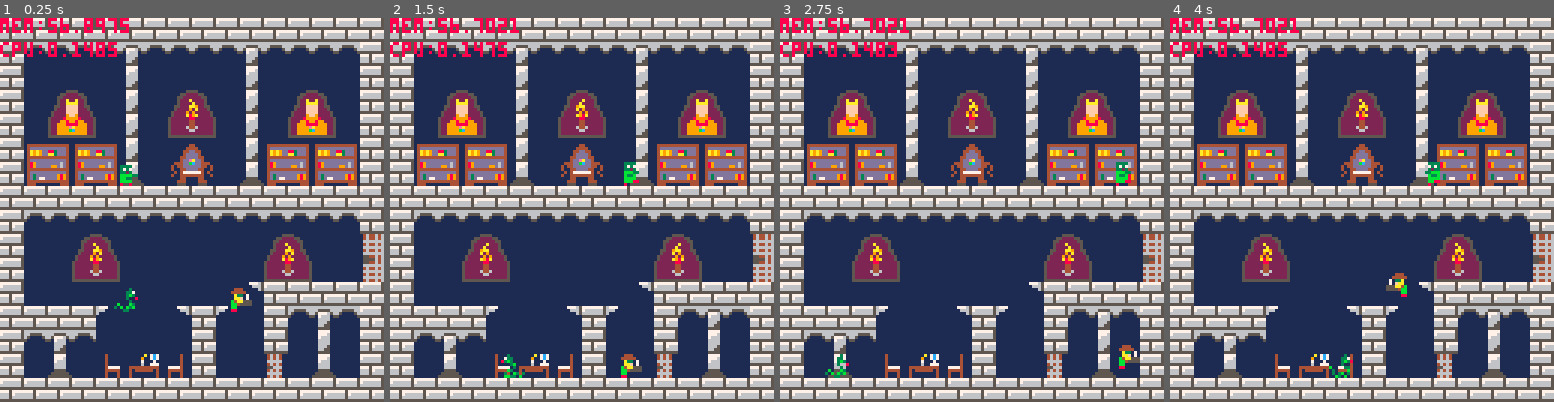
Above: before the commit, frames 1-4 (left to right).
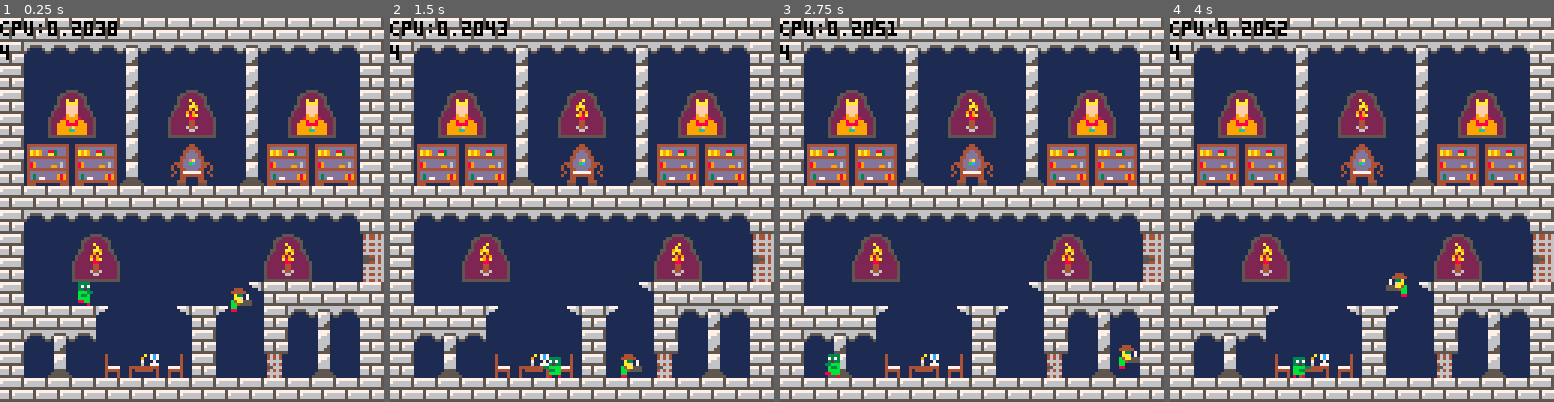
Above: after the commit, the same moments.

Repository: mRamiroGonzalez/dungeon
Game: PICO-8 cartridge dungeon.p8
The game is run twice, just before and just after one commit, with the same random seed, the same clock (stepped at 60 frames per second) and the same inputs.
Inputs:
- Up to frame 1 (0.25 s): no input
- Up to frame 2 (1.5 s): tap O (Z key) at 0.7 s
- Up to frame 3 (2.75 s): hold Right 1.6-2.1 s; tap O (Z key) at 1.7, 2.1, 2.5 s; hold Right from 2.47 s (still down)
- Up to frame 4 (4 s): tap O (Z key) at 2.9, 3.3, 3.7 s; release Right at 3.03 s; hold Left 3.08-3.58 s

The runs differ from the first frame. In frame 1, 1.9% of the frame differs, in the area x 0-36%, y 0-77%; in frame 2, 1.9%; in frame 3, 1.8%; in frame 4, 1.9%.

Commit message:
add all entities except player in a table + dynamic load of entities

Diff:
--- a/dungeon.p8
+++ b/dungeon.p8
@@ -32,7 +32,7 @@
 end
 else
 e.x += e.dx
-anim(e.walk, 0.2)
+anim(e.base_anim, 0.2)
 end
 end
 
@@ -53,7 +53,7 @@
 e.mvt_h = -1
 e.facing = 0
 else
-e.walk.f = e.walk.fix
+e.base_anim.f = e.base_anim.fix
 e.dx = 0
 end
 
@@ -65,10 +65,10 @@
 end
 
 if h_col then
-e.walk.f = e.walk.fix
+e.base_anim.f = e.base_anim.fix
 else
 e.x += e.dx
-anim(e.walk, 0.35)
+anim(e.base_anim, 0.35)
 end
 end
 
@@ -224,13 +224,13 @@
 end
 
 if h_col then
-p.walk.f = p.walk.fix
+p.base_anim.f = p.base_anim.fix
 else
 if no_horizontal_input() then
-p.walk.f = p.walk.fix
+p.base_anim.f = p.base_anim.fix
 else
 p.x += p.dx
-anim(p.walk, 0.35)
+anim(p.base_anim, 0.35)
 end
 end
 end
@@ -238,9 +238,23 @@
 function no_horizontal_input()
 return not (btn(0) or btn(1))
 end
-function init_entity(start_x, start_y, speed, start_sprite, length_sprites)
+function load_entities(loaded_map, entities)
+for xi = loaded_map.x1, loaded_map.x2, 1 do
+for yi = loaded_map.y1, loaded_map.y2, 1 do
+if(mget(xi, yi) == 128) then
+add(entities, init_entity(xi*8, yi*8, 1, 48, 4,'bad'))
+mset(xi, yi, 80)
+elseif(mget(xi, yi) == 129) then
+end
+end
+end
+end
+
+function init_entity(start_x, start_y, speed, start_sprite, length_sprites, t)
 return {
-x = start_x, y = start_y,
+entity_type = t,
+x = start_x,
+y = start_y,
 dx = 0, dy = 0,
 w = 8, h = 8,
 mvt_h = 0,
@@ -251,23 +265,13 @@
 jumping = false,
 jump_initial_speed = -7,
 gravity = 1,
-walk={f=start_sprite, st=start_sprite, sz=start_sprite+length_sprites, fix=start_sprite}
+base_anim={f=start_sprite, st=start_sprite, sz=start_sprite+length_sprites, fix=start_sprite}
 }
 end
 
-function init_torch(x, y, start_sprite, length_sprites)
-return{
-x = x*8,
-y = y*8,
-burns={f=start_sprite, st=start_sprite, sz=start_sprite+length_sprites}
-}
-end
-
-function update_anim_torches(torches)
-for t in all(torches) do
+function update_anim_torch(torch)
 if (counter % 30 == 0) then
-anim(t.burns, 2)
-end
+anim(torch.base_anim, 2)
 end
 end
 
@@ -300,8 +304,8 @@
 end
 
 function print_debug()
-print('mem:'..stat(0), 0, 0, 8)
-print('cpu:'..stat(1), 0, 8, 8)
+print('cpu:'..stat(1), 0, 1, 0)
+print(count(entities), 0, 9, 0)
 end
 
 function sp_to_rect(e)
@@ -321,41 +325,48 @@
 
 function _init()
 counter = 0
+entities = {}
 
 p = init_entity(76, 64, 3, 16, 6)
-bad = init_entity(30, 30, 1, 48, 4)
-bad2 = init_entity(30, 64, 1, 32, 4)
-
-torches = {}
-add(torches, init_torch(7, 3, 74, 2, 4))
-add(torches, init_torch(11, 9, 74, 2, 4))
-add(torches, init_torch(3, 9, 74, 2, 4))
+
+add(entities, init_entity(7*8, 3*8, 0, 74, 2,'torch'))
+add(entities, init_entity(11*8, 9*8, 0, 74, 2,'torch'))
+add(entities, init_entity(3*8, 9*8, 0, 74, 2,'torch'))
 end
 
 function _draw()
 cls()
 map(0,0,0,0,16,16)
-for t in all(torches) do
-spr(t.burns.f, t.x, t.y, 2, 2)
-end
-spr(p.walk.f, p.x, p.y, 1, 1, (p.facing == 0))
-spr(bad.walk.f, bad.x, bad.y, 1, 1, (bad.facing == 0))
-spr(bad2.walk.f, bad2.x, bad2.y, 1, 1, (bad2.facing == 0))
+
+for e in all(entities) do
+if (e.entity_type == 'torch') then
+spr(e.base_anim.f, e.x, e.y, 2, 2)
+elseif e.entity_type == 'bad' then
+spr(e.base_anim.f, e.x, e.y, 1, 1, (e.facing == 0))
+end
+end
+spr(p.base_anim.f, p.x, p.y, 1, 1, (p.facing == 0))
+
 print_debug()
 end
 
 function _update()
 counter += 1
 
-update_anim_torches(torches)
+load_entities(loaded_map(p), entities)
 
 update_gravity(p)
-update_gravity(bad)
-update_gravity(bad2)
-
 update_from_controls(p)
-follow_player(bad, p)
-walk_endless(bad2)
+
+for e in all(entities) do
+if e.entity_type == 'bad' then
+update_gravity(e)
+walk_endless(e)
+elseif e.entity_type == 'torch' then
+update_anim_torch(e)
+end
+end
+
 end
 
 
@@ -369,6 +380,16 @@
 
 function get_block_on_top(e, flag)
 return get_block_flag(e.x, e.y-1, flag) or get_block_flag(e.x+7, e.y-1, flag)
+end
+
+function loaded_map(p)
+local loaded_map_coord = {
+x1 = flr(p.x / 8) - 15,
+x2 = flr(p.x / 8) + 15,
+y1 = flr(p.y / 8) - 15,
+y2 = flr(p.y / 8) + 15
+}
+return loaded_map_coord
 end
 __gfx__
 7777777788888888aaaaaaaabbbbbbbbcccccccc0000000000000000000000000000000000000000000000000000000000000000000000000000000000000000
@@ -435,14 +456,14 @@
 14646411111144114444444444444444144444411114444411141444444141114444411114d3d77dddd989411111111111111111111111111464464611114411
 16666611111144114664466446644664141111411114111411141111111141114111411114444444444444411111111111111111111111111666666611116611
 14646411111144114444444444444444141111411114111411141111111141114111411114441111111144411111111111111111111111111464464611114411
-00000300000003000000030000000300000000000000000000000000000000000000000000000000000000000000000000000000000000000000000000000000
-00003370000033700000337000003370000000000000000000000000000000000000000000000000000000000000000000000000000000000000000000000000
-00003b3800003b3000003b3800003b30000000000000000000000000000000000000000000000000000000000000000000000000000000000000000000000000
-000b3000000030080000300000003008000000000000000000000000000000000000000000000000000000000000000000000000000000000000000000000000
-0003000000000300b000033000000300000000000000000000000000000000000000000000000000000000000000000000000000000000000000000000000000
-00003b000b000b30030000b00b000b30000000000000000000000000000000000000000000000000000000000000000000000000000000000000000000000000
-303b003030b0b3b00303b03030b0b3b0000000000000000000000000000000000000000000000000000000000000000000000000000000000000000000000000
-0b033bb00003300000b30b0000033000000000000000000000000000000000000000000000000000000000000000000000000000000000000000000000000000
+00000000000000000000000000000000000000000000000000000000000000000000000000000000000000000000000000000000000000000000000000000000
+00000000000000000000000000000000000000000000000000000000000000000000000000000000000000000000000000000000000000000000000000000000
+00000000000000000000000000000000000000000000000000000000000000000000000000000000000000000000000000000000000000000000000000000000
+00088000000888000008880000080800000888000008880000088000000888000008880088008880000000000000000000000000000000000000000000000000
+00008000000008000000080000080800000800000008000000008000000808000008080008008080000000000000000000000000000000000000000000000000
+00008000000888000008880000088800000888000008880000088800000888000008880008008080000000000000000000000000000000000000000000000000
+00008000000800000000080000000800000008000008080000008000000808000000080008008080000000000000000000000000000000000000000000000000
+00088800000888000008880000000800000888000008880000008000000888000008880088808880000000000000000000000000000000000000000000000000
 00000000000000000000000000000000000000000000000000000000000000000000000000000000000000000000000000000000000000000000000000000000
 00000000000000000000000000000000000000000000000000000000000000000000000000000000000000000000000000000000000000000000000000000000
 00000000000000000000000000000000000000000000000000000000000000000000000000000000000000000000000000000000000000000000000000000000
@@ -502,7 +523,7 @@
 
 __gff__
 0001020400000000000000000000000000000000000000000000000000000000000000000000000000000000000000000000000000000000000000000000000001000000000000000000000000000000000000000000000000000000000000000000000000000000000000000000000000000000000000000000000000000000
-0000000000000000000000000000000000000000000000000000000000000000000000000000000000000000000000000000000000000000000000000000000000000000000000000000000000000000000000000000000000000000000000000000000000000000000000000000000000000000000000000000000000000000
+8040c020a060e010905000000000000000000000000000000000000000000000000000000000000000000000000000000000000000000000000000000000000000000000000000000000000000000000000000000000000000000000000000000000000000000000000000000000000000000000000000000000000000000000
 __map__
 4040404040404040404040404040404000000000000000000000000000000000000000000000000000000000000000000000000000000000000000000000000000000000000000000000000000000000000000000000000000000000000000000000000000000000000000000000000000000000000000000000000000000000
 4060606060636060606063606060604000000000000000000000000000000000000000000000000000000000000000000000000000000000000000000000000000000000000000000000000000000000000000000000000000000000000000000000000000000000000000000000000000000000000000000000000000000000
@@ -515,7 +536,7 @@
 4060606060606060606060606060604000000000000000000000000000000000000000000000000000000000000000000000000000000000000000000000000000000000000000000000000000000000000000000000000000000000000000000000000000000000000000000000000000000000000000000000000000000000
 4050505050505050505050505050506e00000000000000000000000000000000000000000000000000000000000000000000000000000000000000000000000000000000000000000000000000000000000000000000000000000000000000000000000000000000000000000000000000000000000000000000000000000000
 4050505050505050505050507250507e00000000000000000000000000000000000000000000000000000000000000000000000000000000000000000000000000000000000000000000000000000000000000000000000000000000000000000000000000000000000000000000000000000000000000000000000000000000
-4050505050505050505065404040404000000000000000000000000000000000000000000000000000000000000000000000000000000000000000000000000000000000000000000000000000000000000000000000000000000000000000000000000000000000000000000000000000000000000000000000000000000000
+4050805050505050505065404040404000000000000000000000000000000000000000000000000000000000000000000000000000000000000000000000000000000000000000000000000000000000000000000000000000000000000000000000000000000000000000000000000000000000000000000000000000000000
 4040404064505065406450406063604000000000000000000000000000000000000000000000000000000000000000000000000000000000000000000000000000000000000000000000000000000000000000000000000000000000000000000000000000000000000000000000000000000000000000000000000000000000
 4060636050505050405050405061504000000000000000000000000000000000000000000000000000000000000000000000000000000000000000000000000000000000000000000000000000000000000000000000000000000000000000000000000000000000000000000000000000000000000000000000000000000000
 4050625075767778405050705062504000000000000000000000000000000000000000000000000000000000000000000000000000000000000000000000000000000000000000000000000000000000000000000000000000000000000000000000000000000000000000000000000000000000000000000000000000000000
--- a/src/ai.lua
+++ b/src/ai.lua
@@ -29,7 +29,7 @@
     end
   else
     e.x += e.dx
-    anim(e.walk, 0.2)
+    anim(e.base_anim, 0.2)
   end
 end
 
@@ -50,7 +50,7 @@
     e.mvt_h = -1
     e.facing = 0
   else
-   e.walk.f = e.walk.fix
+   e.base_anim.f = e.base_anim.fix
    e.dx = 0
   end
 
@@ -62,10 +62,10 @@
   end
 
   if h_col then
-    e.walk.f = e.walk.fix
+    e.base_anim.f = e.base_anim.fix
   else
     e.x += e.dx
-    anim(e.walk, 0.35)
+    anim(e.base_anim, 0.35)
   end
 end
 
--- a/src/controls.lua
+++ b/src/controls.lua
@@ -47,13 +47,13 @@
   end
 
   if h_col then
-    p.walk.f = p.walk.fix
+    p.base_anim.f = p.base_anim.fix
   else
     if no_horizontal_input() then
-      p.walk.f = p.walk.fix
+      p.base_anim.f = p.base_anim.fix
     else
       p.x += p.dx
-      anim(p.walk, 0.35)
+      anim(p.base_anim, 0.35)
     end
   end
 end
--- a/src/entity.lua
+++ b/src/entity.lua
@@ -1,6 +1,21 @@
-function init_entity(start_x, start_y, speed, start_sprite, length_sprites)
+function load_entities(loaded_map, entities)
+  for xi = loaded_map.x1, loaded_map.x2, 1 do
+    for yi = loaded_map.y1, loaded_map.y2, 1 do
+      if(mget(xi, yi) == 128) then
+        add(entities, init_entity(xi*8, yi*8, 1, 48, 4,'bad'))
+        mset(xi, yi, 80)
+      elseif(mget(xi, yi) == 129) then
+       -- mset(x, y, 2)
+      end
+    end
+  end
+end
+
+function init_entity(start_x, start_y, speed, start_sprite, length_sprites, t)
   return {
-    x = start_x, y = start_y,
+    entity_type = t,
+    x = start_x,
+    y = start_y,
     dx = 0, dy = 0,
     w = 8, h = 8,
     mvt_h = 0,
@@ -11,23 +26,13 @@
     jumping = false,
     jump_initial_speed = -7,
     gravity = 1,
-    walk={f=start_sprite, st=start_sprite, sz=start_sprite+length_sprites, fix=start_sprite}
+    base_anim={f=start_sprite, st=start_sprite, sz=start_sprite+length_sprites, fix=start_sprite}
   }
 end
 
-function init_torch(x, y, start_sprite, length_sprites)
-  return{
-    x = x*8,
-    y = y*8,
-    burns={f=start_sprite, st=start_sprite, sz=start_sprite+length_sprites}
-  }
-end
-
-function update_anim_torches(torches)
-  for t in all(torches) do
-    if (counter % 30 == 0) then
-      anim(t.burns, 2)
-    end
+function update_anim_torch(torch)
+  if (counter % 30 == 0) then
+    anim(torch.base_anim, 2)
   end
 end
 
--- a/src/helpers.lua
+++ b/src/helpers.lua
@@ -1,7 +1,7 @@
 
 function print_debug()
-  print('mem:'..stat(0), 0, 0, 8)
-  print('cpu:'..stat(1), 0, 8, 8)
+  print('cpu:'..stat(1), 0, 1, 0)
+  print(count(entities), 0, 9, 0)
 end
 
 function sp_to_rect(e)
--- a/src/main.lua
+++ b/src/main.lua
@@ -1,25 +1,27 @@
 function _init()
   counter = 0
+  entities = {}
 
   p = init_entity(76, 64, 3, 16, 6)
-  bad = init_entity(30, 30, 1, 48, 4)
-  bad2 = init_entity(30, 64, 1, 32, 4)
 
-  torches = {}
-  add(torches, init_torch(7, 3, 74, 2, 4))
-  add(torches, init_torch(11, 9, 74, 2, 4))
-  add(torches, init_torch(3, 9, 74, 2, 4))
+  add(entities, init_entity(7*8, 3*8, 0, 74, 2,'torch'))
+  add(entities, init_entity(11*8, 9*8, 0, 74, 2,'torch'))
+  add(entities, init_entity(3*8, 9*8, 0, 74, 2,'torch'))
 end
 
 function _draw()
   cls()
   map(0,0,0,0,16,16)
-  for t in all(torches) do
-    spr(t.burns.f, t.x, t.y, 2, 2)
+
+  for e in all(entities) do
+    if (e.entity_type == 'torch') then
+      spr(e.base_anim.f, e.x, e.y, 2, 2)
+    elseif e.entity_type == 'bad' then
+      spr(e.base_anim.f, e.x, e.y, 1, 1, (e.facing == 0))
+    end
   end
-  spr(p.walk.f, p.x, p.y, 1, 1, (p.facing == 0))
-  spr(bad.walk.f, bad.x, bad.y, 1, 1, (bad.facing == 0))
-  spr(bad2.walk.f, bad2.x, bad2.y, 1, 1, (bad2.facing == 0))
+  spr(p.base_anim.f, p.x, p.y, 1, 1, (p.facing == 0))
+
   -- for b in all(blocks_to_check_h) do spr(1, b.x, b.y, 1, 1) end
   -- for b in all(blocks_to_check_v) do spr(1, b.x, b.y, 1, 1) end
   print_debug()
@@ -28,13 +30,19 @@
 function _update()
   counter += 1
 
-  update_anim_torches(torches)
+  load_entities(loaded_map(p), entities)
 
   update_gravity(p)
-  update_gravity(bad)
-  update_gravity(bad2)
+  update_from_controls(p)
 
-  update_from_controls(p)
-  follow_player(bad, p)
-  walk_endless(bad2)
+  for e in all(entities) do
+    if e.entity_type == 'bad' then
+      update_gravity(e)
+      walk_endless(e)
+    elseif e.entity_type == 'torch' then
+      update_anim_torch(e)
+    end
+  end
+  --follow_player(bad, p)
+
 end
--- a/src/map.lua
+++ b/src/map.lua
@@ -10,3 +10,13 @@
 function get_block_on_top(e, flag)
  return get_block_flag(e.x, e.y-1, flag) or get_block_flag(e.x+7, e.y-1, flag)
 end
+
+function loaded_map(p)
+  local loaded_map_coord = {
+    x1 = flr(p.x / 8) - 15,
+    x2 = flr(p.x / 8) + 15,
+    y1 = flr(p.y / 8) - 15,
+    y2 = flr(p.y / 8) + 15
+  }
+  return loaded_map_coord
+end
